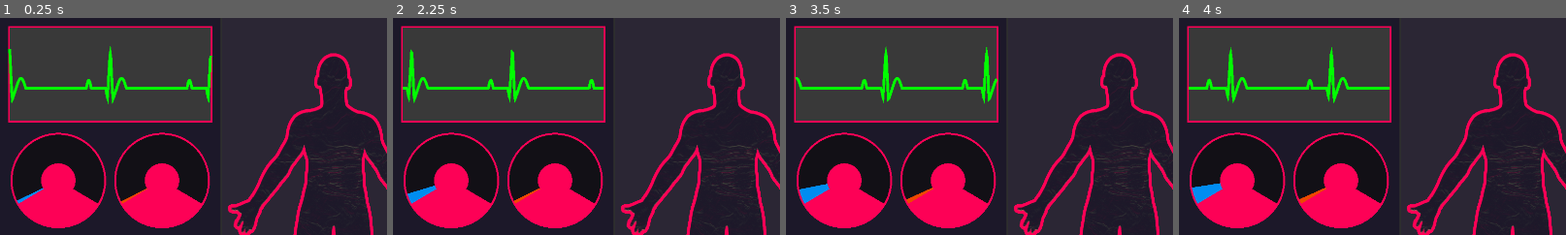
Above: before the commit, frames 1-4 (left to right).
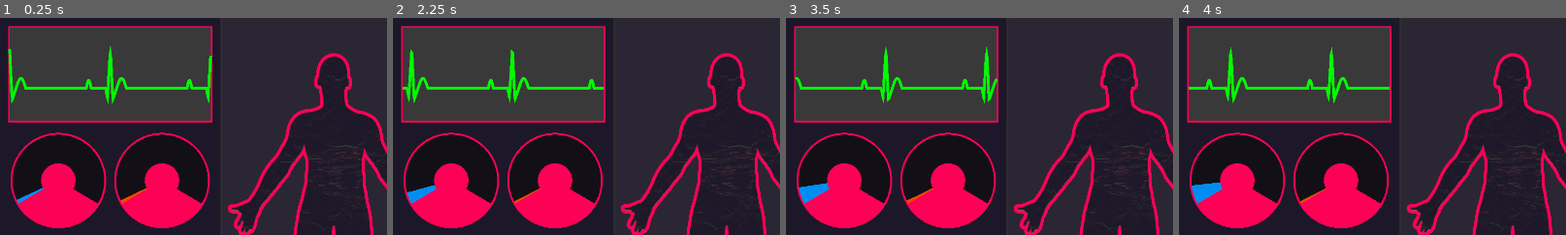
Above: after the commit, the same moments.

Repository: aaronrjackson/ripperdoc
Game: Godot game, scene res://main.tscn
Same seed, same stepped clock (60 frames per second), same inputs: the game is played once before the commit and once after it.
Inputs:
- Up to frame 1 (0.25 s): no input
- Up to frame 2 (2.25 s): tap Enter at 0.5, 0.6 s; hold Right 0.53-1.28 s; hold Down 1.28-2.03 s; tap Keypad Enter at 1.35 s; hold Right from 2.03 s (still down); tap C at 2.1 s
- Up to frame 3 (3.5 s): release Right at 2.78 s; hold Up from 2.78 s (still down); tap Backspace at 2.85 s
- Up to frame 4 (4 s): release Up at 3.53 s; hold Left from 3.53 s (still down); tap Enter at 3.6 s
The pictures show only the part of the screen within x 0-50%, y 0-50%; the shares and areas given below are measured in that part.

The runs differ from the first frame. In frame 1, less than 0.1% of the frame differs, in the area x 4-39%, y 78-85%; in frame 2, less than 0.1%; in frame 3, less than 0.1%; in frame 4, 0.1%, in the area x 3-39%, y 75-85%.

Commit message:
minor balance adjustments

Diff:
--- a/game_manager.gd
+++ b/game_manager.gd
@@ -120,16 +120,16 @@
 	all_types.shuffle()
 
 	var virus_roll = randf()
-	if virus_roll < 0.05:  # 5% chance of two viruses
+	if virus_roll < 0.01: # 1% chance of three viruses
 		c.virus_types.append(all_types[0])
 		c.virus_types.append(all_types[1])
 		c.virus_types.append(all_types[2])
-		# TODO: ensure three virsues are different
-	elif virus_roll < 0.3:  # 25% chance of two viruses
+	elif virus_roll < 0.26: # 25% chance of two viruses
 		c.virus_types.append(all_types[0])
 		c.virus_types.append(all_types[1])
-	elif virus_roll < 1.0:  # 70% chance of one virus
+	elif virus_roll < .96: # 70% chance of one virus
 		c.virus_types.append(all_types[0])
+	# 4% chance of no virus
 
 	print("viruses:")
 	for v in c.virus_types:
--- a/vitals/neural_pressure.gd
+++ b/vitals/neural_pressure.gd
@@ -4,11 +4,30 @@
 @export var fill := 0.3 # 0.0 - 1.0
 @export var epsilon = 0.05 # overlap to close gap
 
+var time: float
+
+func _process(delta: float) -> void:
+	time += delta
+	queue_redraw()
+
 func _draw():
 	var center = size / 2
 	var r = min(size.x, size.y) * 0.5
-	var sweep = fill * ((4 * PI) / 3)
-	var arc_width = r * 1.0  # scales with radius
+
+	# small noise offset so the bar wobbles slightly
+	var noise = (
+		sin(time * 3.7) * 0.006 +
+		sin(time * 11.3) * 0.004 +
+		sin(time * 23.7) * 0.0025 +
+		sin(time * 47.1) * 0.002 +
+		sin(time * 97.3 + 1.4) * 0.0015 +
+		randf_range(-0.0015, 0.0015)
+	)
+	var display_fill = clamp(fill + noise, 0.0, 1.0)
+
+	var sweep = display_fill * ((4 * PI) / 3)
+	var arc_width = r * 1.0
+
 
 	# outline
 	draw_circle(center, r, Color("fd0156ff"))
--- a/vitals/system_load.gd
+++ b/vitals/system_load.gd
@@ -4,11 +4,29 @@
 @export var fill := 0.3 # 0.0 - 1.0
 @export var epsilon = 0.05 # overlap to close gap
 
+var time: float
+
+func _process(delta: float) -> void:
+	time += delta
+	queue_redraw()
+
 func _draw():
 	var center = size / 2
 	var r = min(size.x, size.y) * 0.5
-	var sweep = fill * ((4 * PI) / 3)
-	var arc_width = r * 1.0  # scales with radius
+
+	# small noise offset so the bar wobbles slightly
+	var noise = (
+		sin(time * 2.6) * 0.005 +
+		sin(time * 10.3) * 0.006 +
+		sin(time * 26.2) * 0.0027 +
+		sin(time * 37.1) * 0.0016 +
+		sin(time * 82.4 + 1.4) * 0.0019 +
+		randf_range(-0.0017, 0.0017)
+	)
+	var display_fill = clamp(fill + noise, 0.0, 1.0)
+
+	var sweep = display_fill * ((4 * PI) / 3)
+	var arc_width = r * 1.0
 
 	# outline
 	draw_circle(center, r, Color("fd0156ff"))
